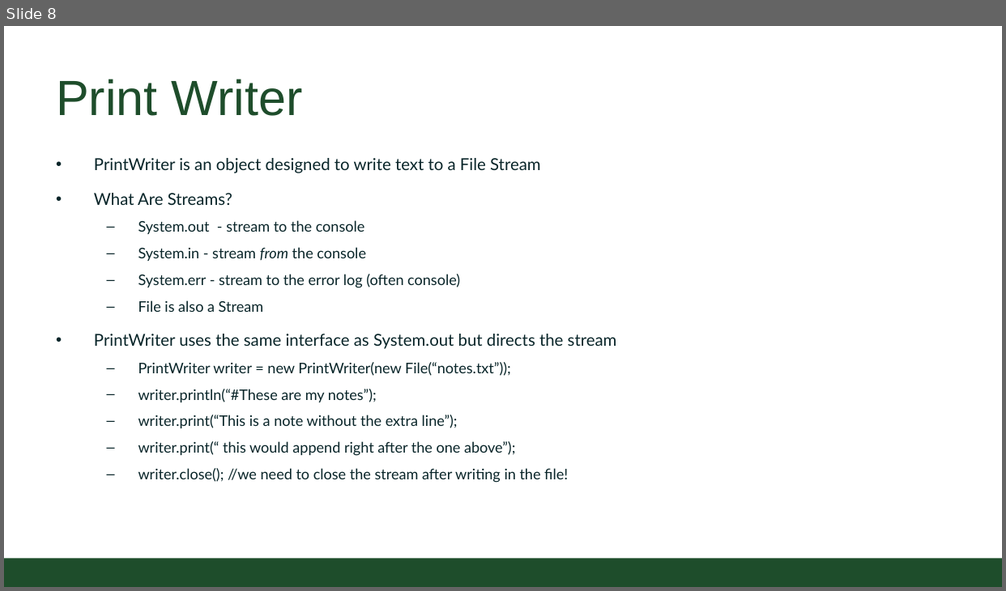
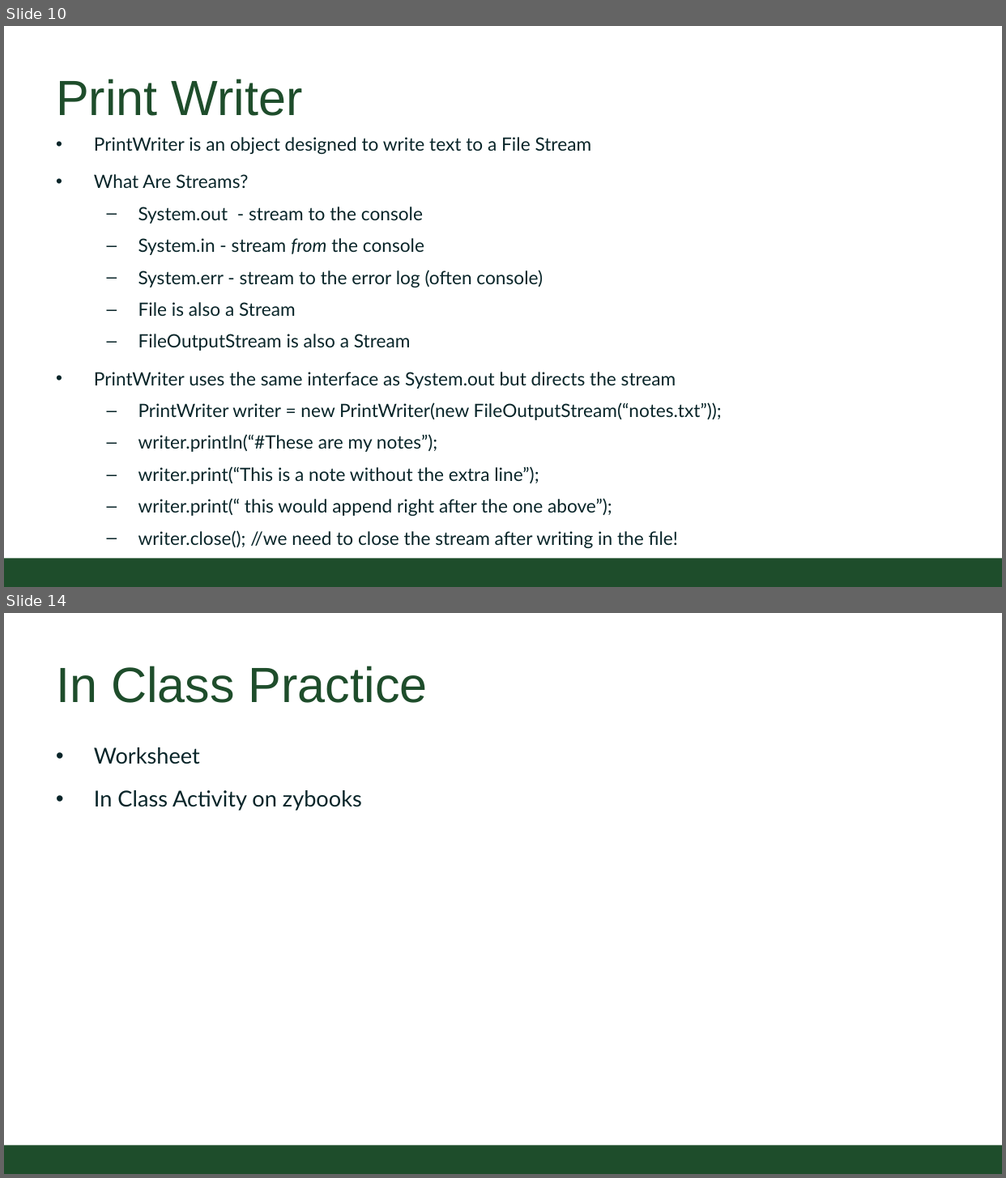
Before and after one commit to CSU-CompSci-CS163-4/Handouts, a slide deck: slides/On-Campus/09_01_OSandFileWriting.pptx. Shown one above the other, each under a label of ours: slide 8 before the commit, slides 10 and 14 after it; the slides between them are not shown. The pictures are 1006x591 and 1006x1178 pixels, drawn with LibreOffice and Linux fonts; fonts in the diff are those of the drawing; background and template pictures are left out. Boxes give left, top, right and bottom in pixels: in the first picture for what was removed or moved away, otherwise in the second. Text is boxed around its words. In the diff, an @@ line names an element or a change of style, - is before the commit and + after.

Commit message:
Updated File Writing lecture

```diff
--- a/slides/On-Campus/09_01_OSandFileWriting.pptx
+++ b/slides/On-Campus/09_01_OSandFileWriting.pptx
@@ slide 14 added at <box>4,613,1002,1174</box>, background #FFFFFF; not listed: 1 template element that a slide beside it also shows @@
@@ title added at <box>56,666,428,703</box>, 54 pt, text #1E4D2B @@
+In Class Practice
@@ text added at <box>94,747,362,811</box>, 24 pt, text #092529 @@
+• Worksheet
+• In Class Activity on zybooks
@@ what was slide 8 is now slide 10 @@
@@ slide 10 changed as well @@
@@ text "PrintWriter is an object designed ...": place and size @@
-text "PrintWriter is an object designed ..." at <box>94,158,617,483</box>
+text "PrintWriter is an object designed ..." at <box>94,137,722,548</box>
@@ text at <box>94,137,678,548</box>: size 18 to 20 pt in "PrintWriter is an object designed to write ...", "What Are Streams?", "PrintWriter uses the same interface as System.out ..."; size 16 to 20 pt in "System.out - stream to the console", "System.in - stream from the console", "System.err - stream to the error log ...", "File is also a Stream" and 4 more places @@
@@ text at <box>138,334,411,351</box>: paragraph added @@
+  – FileOutputStream is also a Stream
@@ text at <box>138,403,722,420</box>: text changed; size 16 to 20 pt @@
-  – PrintWriter writer = new PrintWriter(new File(“notes.txt”));
+  – PrintWriter writer = new PrintWriter(new FileOutputStream(“notes.txt”));
```
Also in this commit, not shown: 5 other slides changed, 7 other slides added, 3 slides removed.
